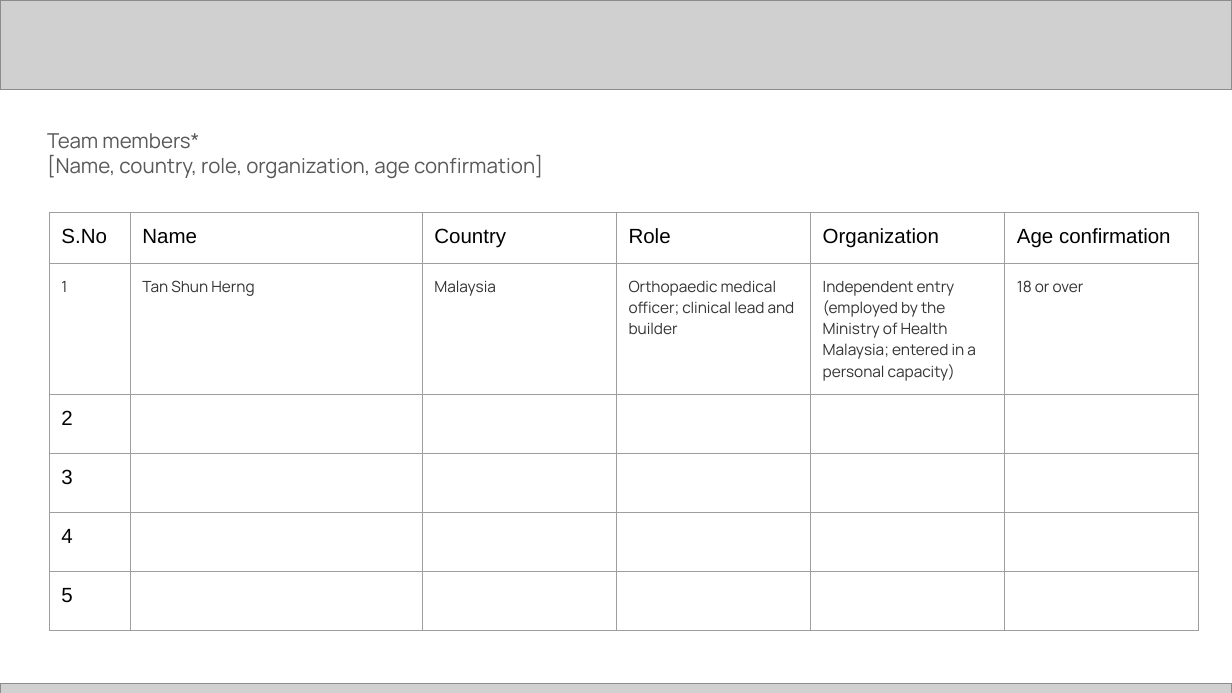
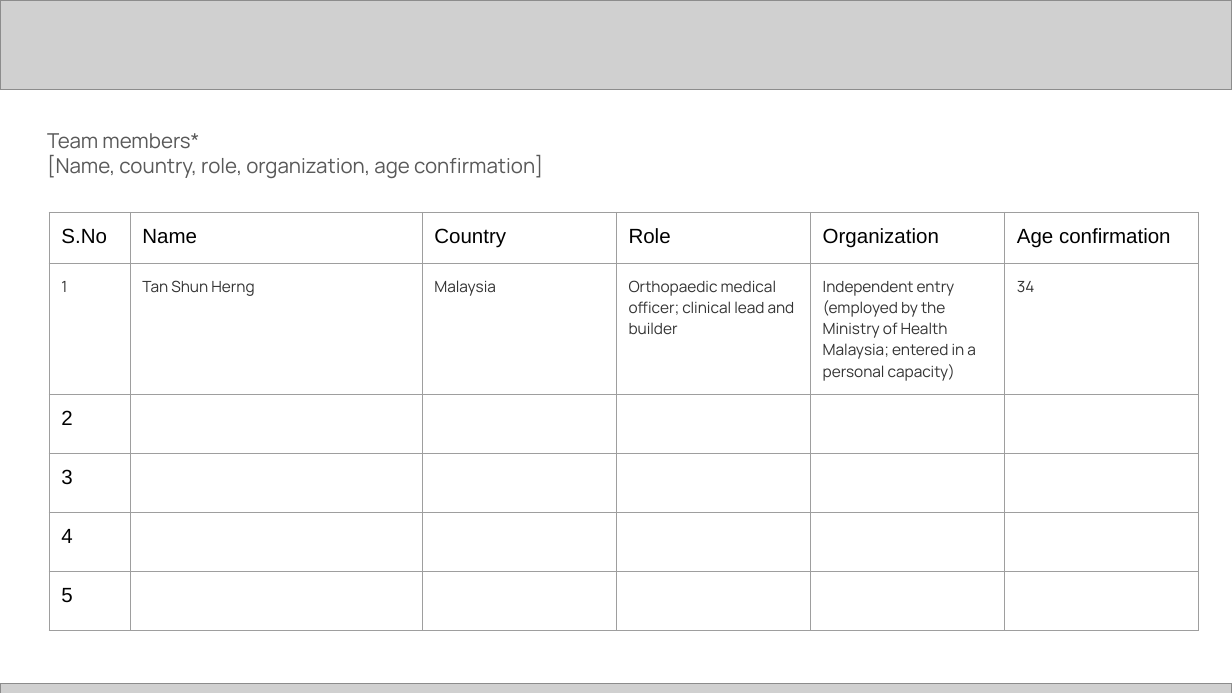
Before and after one commit to bluebud123/osteoporosis, a slide deck: slide 2 of docs/submission/PeriLoop_Submission_Deck.pptx. Drawn at 1232x693 pixels with LibreOffice and Linux fonts; fonts in the diff are those of the drawing; grey boxes stand for pictures. Boxes give left, top, right and bottom in pixels: in the first picture for what was removed or moved away, otherwise in the second. Text is boxed around its words. In the diff, an @@ line names an element or a change of style, - is before the commit and + after.

```diff
--- a/docs/submission/PeriLoop_Submission_Deck.pptx
+++ b/docs/submission/PeriLoop_Submission_Deck.pptx
@@ table at (49,212,1201,616) @@
-row 2, column 6: 18 or over
+row 2, column 6: 34
```
Also in this commit, not shown: 2 other files.
